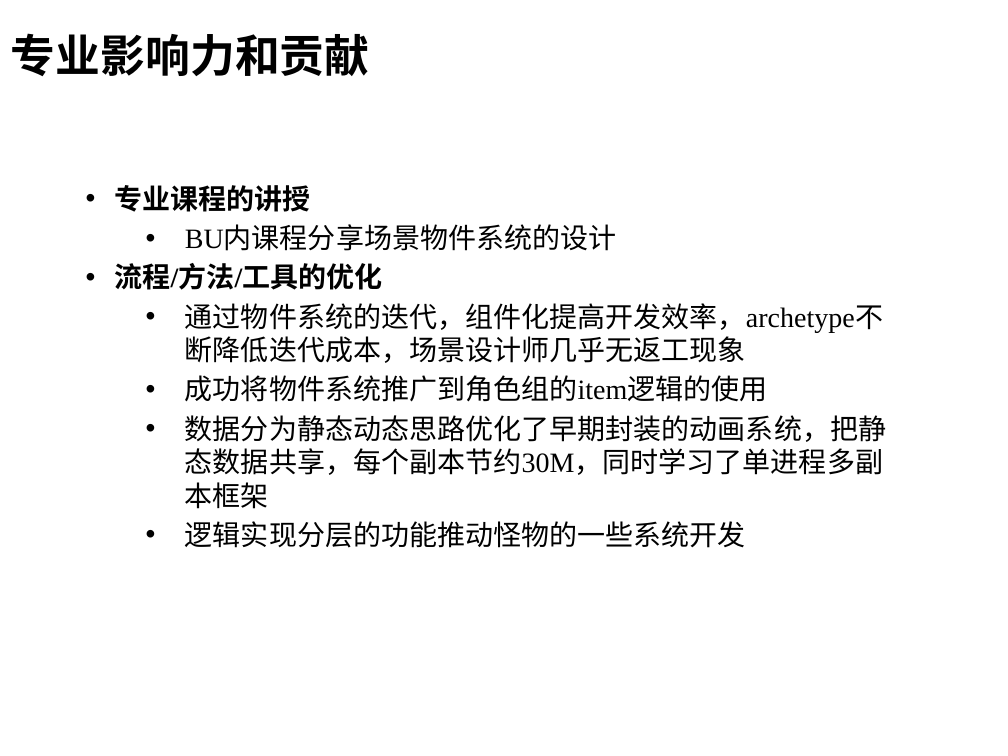
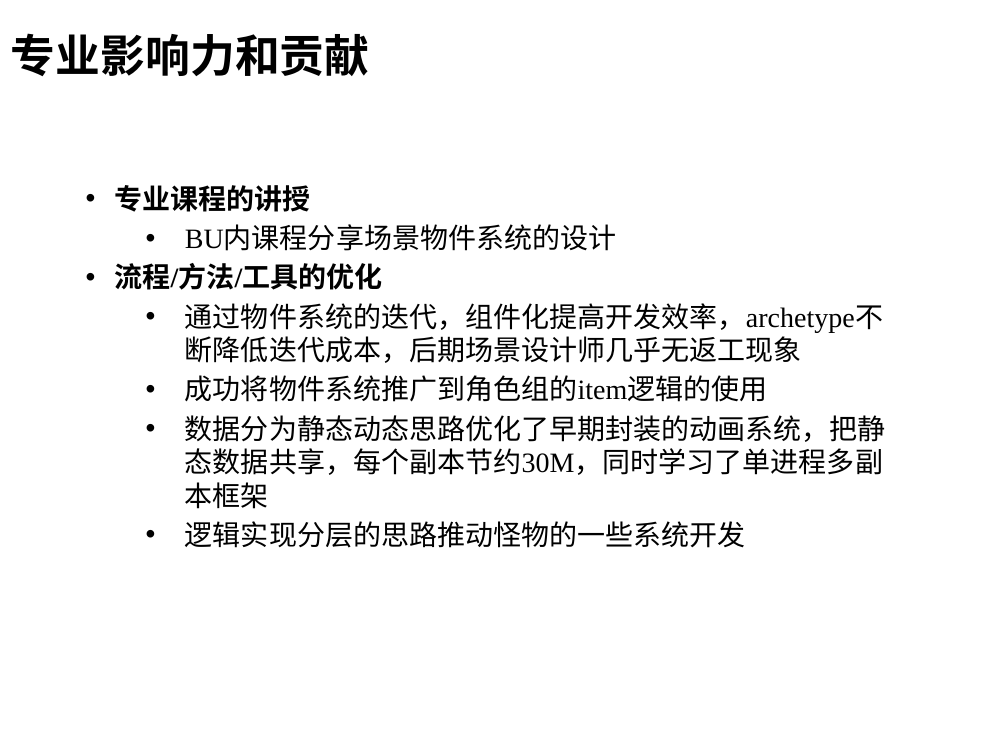
Before and after one commit to henryfung01/StreetFighter, a slide deck: slide 22 of Doc/whitebai.pptx. Drawn at 1008x756 pixels with LibreOffice and Linux fonts; fonts in the diff are those of the drawing; background and template pictures are left out. Boxes give left, top, right and bottom in pixels: in the first picture for what was removed or moved away, otherwise in the second. Text is boxed around its words. In the diff, an @@ line names an element or a change of style, - is before the commit and + after.

```diff
--- a/Doc/whitebai.pptx
+++ b/Doc/whitebai.pptx
@@ text at (x1=185, y1=303, x2=883, y2=363): text changed @@
-  • 通过物件系统的迭代，组件化提高开发效率，archetype不断降低迭代成本，场景设计师几乎无返工现象
+  • 通过物件系统的迭代，组件化提高开发效率，archetype不断降低迭代成本，后期场景设计师几乎无返工现象
@@ text at (x1=185, y1=521, x2=746, y2=548): text changed @@
-  • 逻辑实现分层的功能推动怪物的一些系统开发
+  • 逻辑实现分层的思路推动怪物的一些系统开发
```
Also in this commit, not shown: 2 other slides changed.
